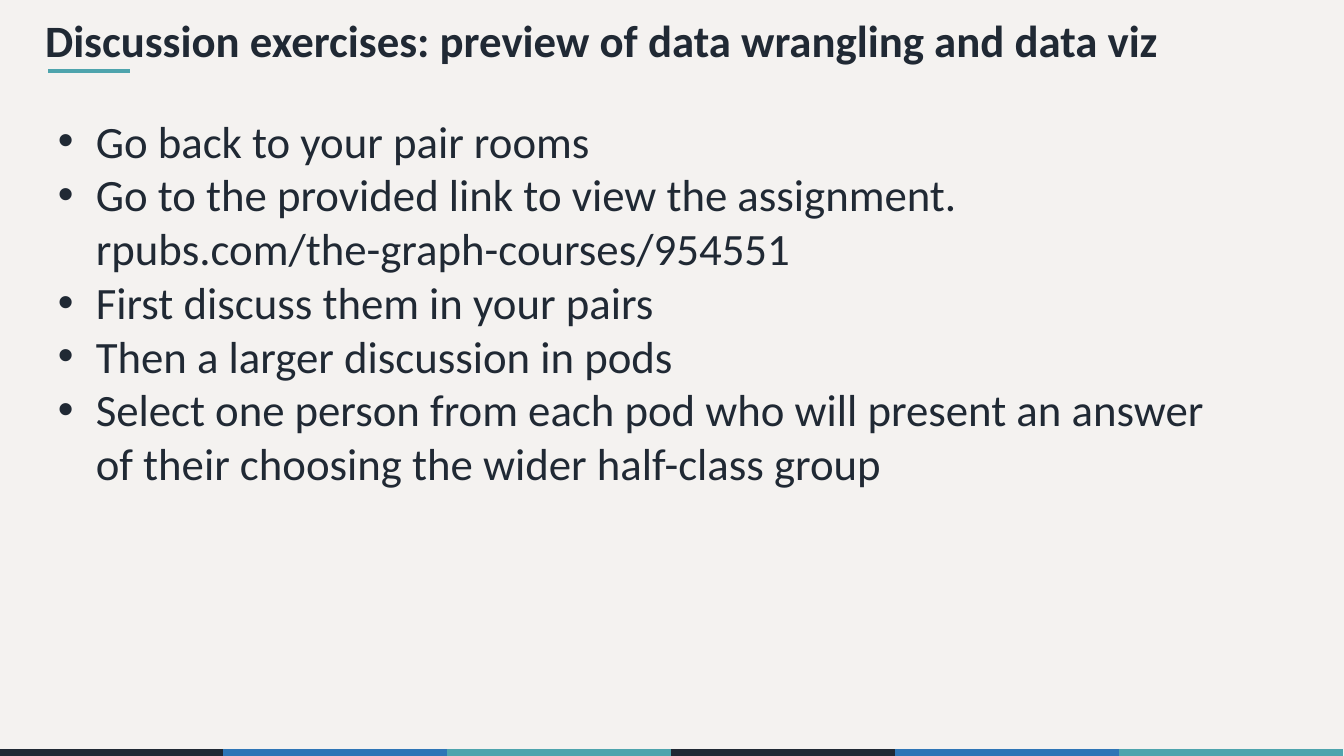
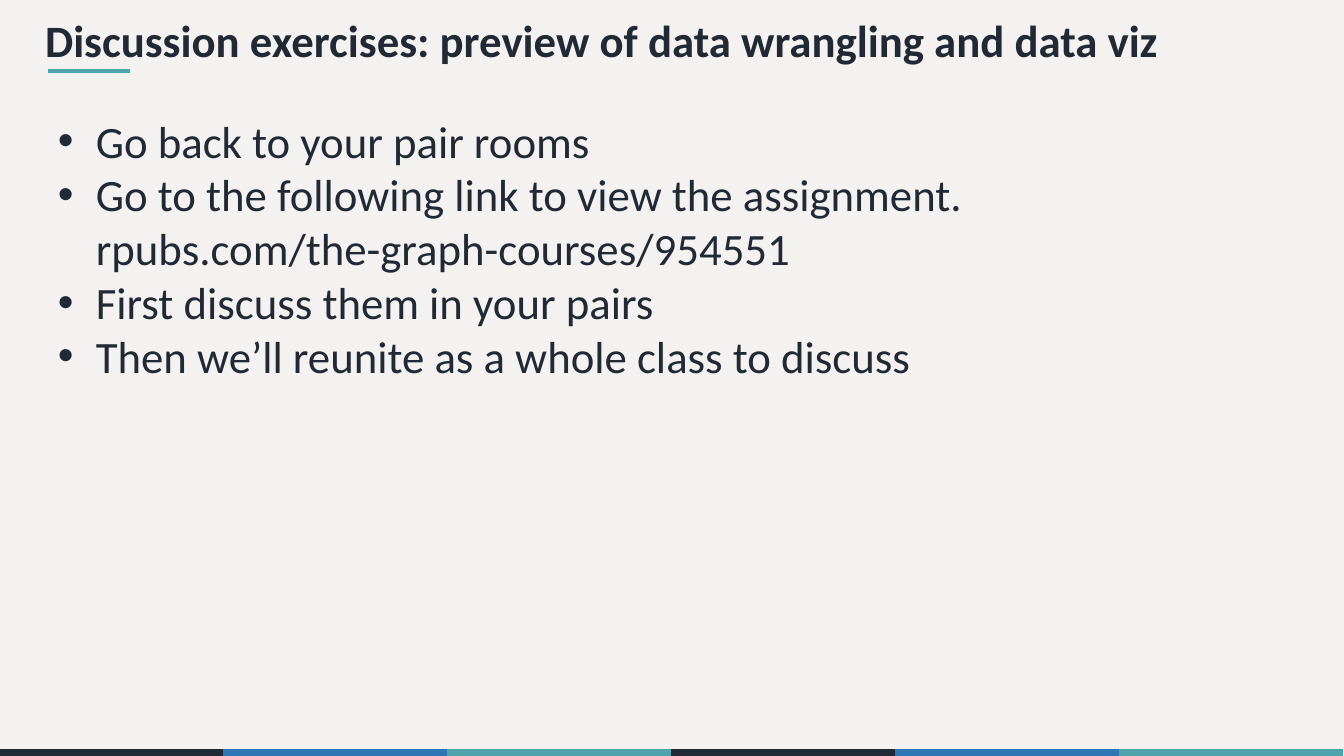
Before and after one commit to the-graph-courses/rbp_cohort_0_materials, a slide deck: slide 26 of week_01/slides/rbp_workshop_01.pptx (slide 23 before the commit). Drawn at 1344x756 pixels with LibreOffice and Linux fonts; fonts in the diff are those of the drawing. Boxes give left, top, right and bottom in pixels: in the first picture for what was removed or moved away, otherwise in the second. Text is boxed around its words. In the diff, an @@ line names an element or a change of style, - is before the commit and + after.

```diff
--- a/week_01/slides/rbp_workshop_01.pptx
+++ b/week_01/slides/rbp_workshop_01.pptx
@@ text at (x1=96, y1=180, x2=962, y2=273): text changed @@
-• Go to the provided link to view the assignment. rpubs.com/the-graph-courses/954551
+• Go to the following link to view the assignment. rpubs.com/the-graph-courses/954551
@@ text at (x1=96, y1=341, x2=910, y2=374): text changed @@
-• Then a larger discussion in pods
-• Select one person from each pod who will present an answer of their choosing the wider half-class group
+• Then we’ll reunite as a whole class to discuss
```
Also in this commit, not shown: 14 other slides changed, 3 slides added, 2 slides removed, 10 other files.
